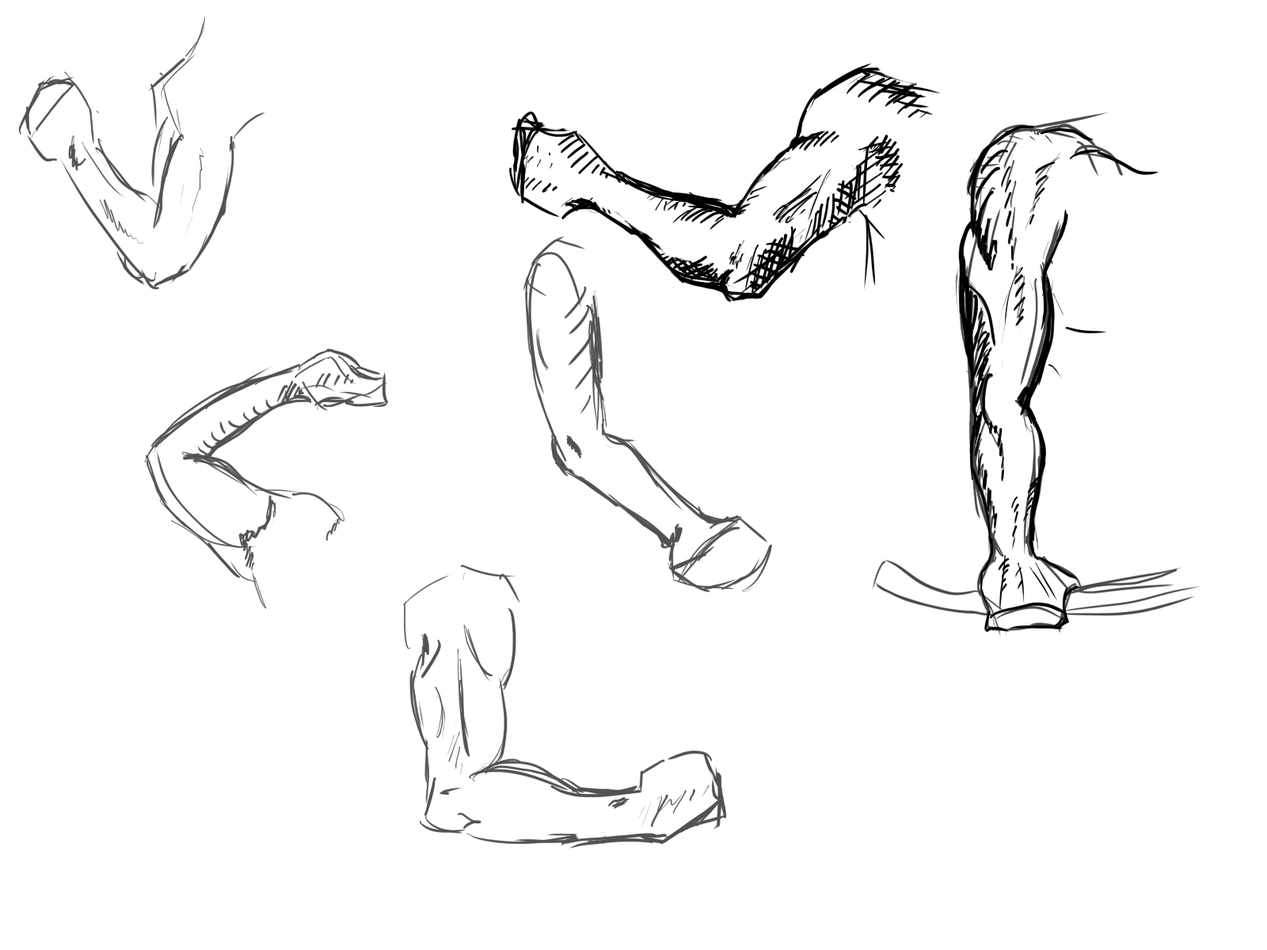
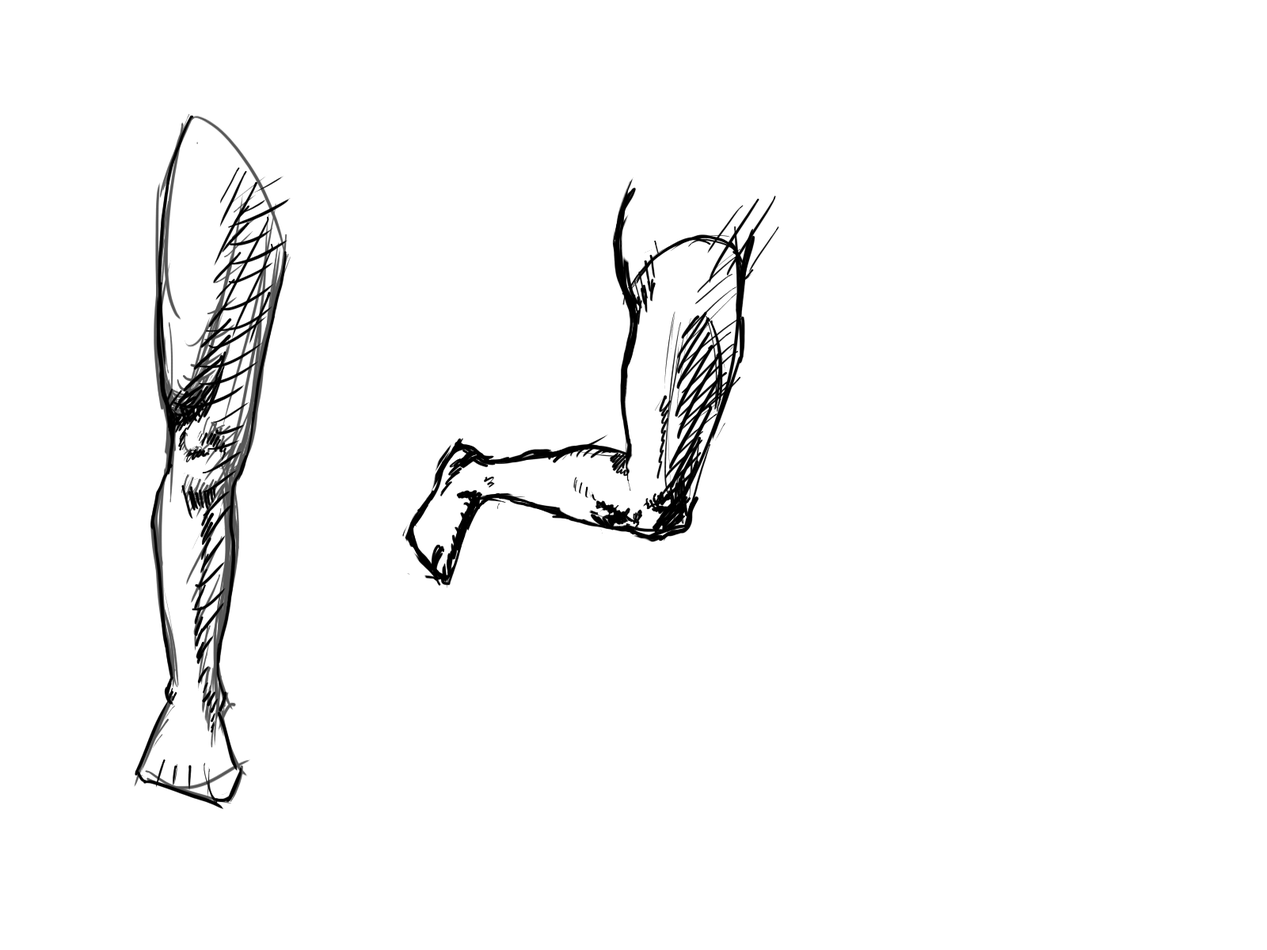
The second 1267 × 950 image is a revision of the first. Changes to its layers:
showed "Legs 2", painted on it over (x1=101, y1=50, x2=811, y2=849)
hid "Arms 2", painted on it over (x1=18, y1=16, x2=1201, y2=849)
painted on "Background" over (x1=18, y1=16, x2=1201, y2=849)
